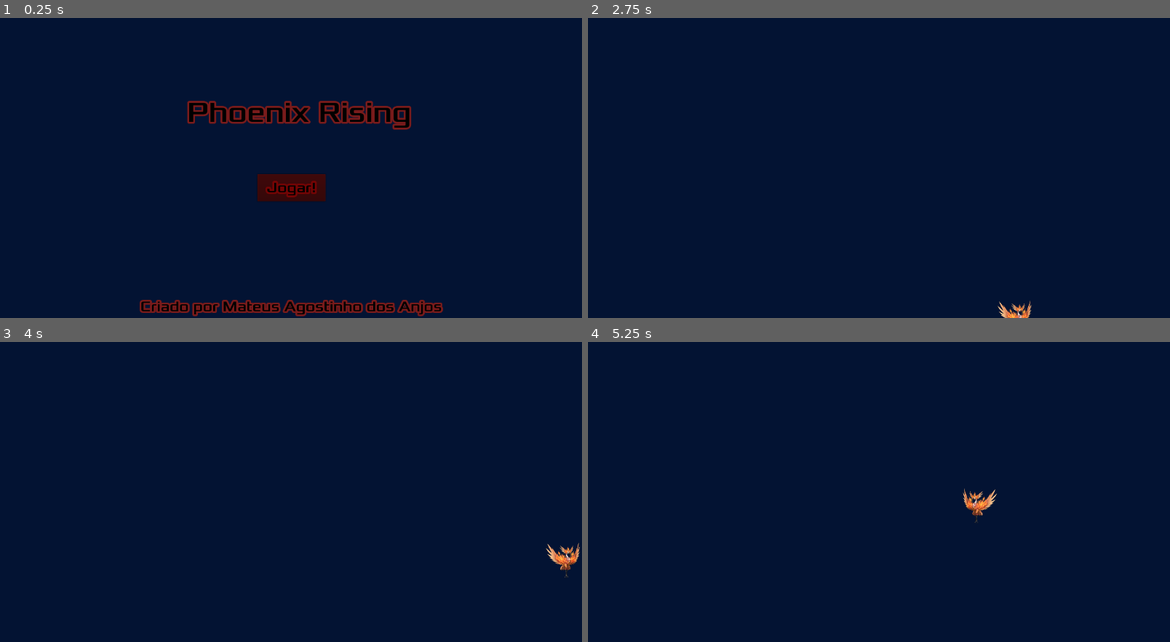
Above: before the commit, frames 1-4 (two rows, left to right).
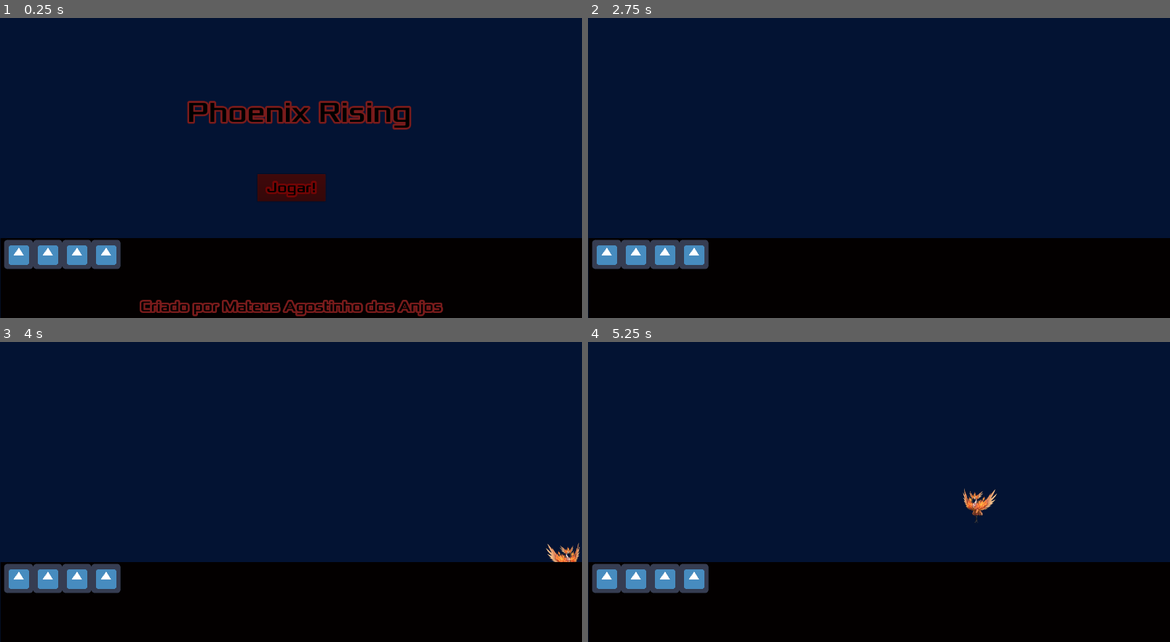
Above: after the commit, the same moments.

Repository: MateusdosAnjos/MAC0499
Game: Godot game, scene res://Main/Main.tscn
Same seed, same stepped clock (60 frames per second), same inputs: the game is played once before the commit and once after it. The project has no main scene, so this scene is started directly.
Inputs (mouse positions are in pixels of both pictures, inside the frame that each line leads up to):
- Up to frame 1 (0.25 s): no input
- Up to frame 2 (2.75 s): click "Jogar!" at 0.5 s; tap Enter at 1.25 s; move the mouse to (1007, 138) at 1.27 s; hold Right (ui_right) 1.28-2.03 s; click (1007, 138) at 1.35 s; move the mouse to (762, 171) at 2.02 s; hold Down (ui_down) from 2.03 s (still down); click (762, 171) at 2.1 s
- Up to frame 3 (4 s): move the mouse to (349, 408) at 2.77 s; release Down (ui_down) at 2.78 s; hold Right (ui_right) 2.78-3.53 s; click (349, 408) at 2.85 s; move the mouse to (261, 543) at 3.52 s; hold Up (ui_up) from 3.53 s (still down); click (261, 543) at 3.6 s
- Up to frame 4 (5.25 s): move the mouse to (1053, 528) at 4.27 s; release Up (ui_up) at 4.28 s; hold Left (ui_left) from 4.28 s (still down); click (1053, 528) at 4.35 s; move the mouse to (704, 429) at 5.02 s; click (704, 429) at 5.1 s

The runs differ from the first frame. In frame 1, 25% of the frame differs, in the area x 0-100%, y 73-100%; in frame 2, 27%; in frame 3, 27%; in frame 4, 27%.

Commit message:
Remodelado o tamanho do inventário

Diff:
--- a/Phoenix Rising/Main/Main.tscn
+++ b/Phoenix Rising/Main/Main.tscn
@@ -1,8 +1,9 @@
-[gd_scene load_steps=4 format=2]
+[gd_scene load_steps=5 format=2]
 
 [ext_resource path="res://Main/Main.gd" type="Script" id=1]
 [ext_resource path="res://Phoenix/Phoenix.tscn" type="PackedScene" id=2]
-[ext_resource path="res://HUD/HUD.tscn" type="PackedScene" id=3]
+[ext_resource path="res://itensDoJogo/Invertory.tscn" type="PackedScene" id=3]
+[ext_resource path="res://HUD/HUD.tscn" type="PackedScene" id=4]
 
 [node name="Main" type="Node"]
 script = ExtResource( 1 )
@@ -17,5 +18,7 @@
 [node name="StartPosition" type="Position2D" parent="."]
 position = Vector2( 640, 480 )
 
-[node name="HUD" parent="." instance=ExtResource( 3 )]
+[node name="Invertory" parent="." instance=ExtResource( 3 )]
+
+[node name="HUD" parent="." instance=ExtResource( 4 )]
 [connection signal="start_game" from="HUD" to="." method="_on_HUD_start_game"]
--- a/Phoenix Rising/itensDoJogo/Invertory.gd
+++ b/Phoenix Rising/itensDoJogo/Invertory.gd
@@ -4,13 +4,19 @@
 
 onready var inv_base = $InventoryBase
 onready var grid = $Grid
+onready var notGrid = $NotGrid
+
 
 var item_held = null
 var item_offset = Vector2()
+var last_container = null
 var last_pos = Vector2()
 
 func _ready():
-    pickup_item("icon")
+    pickup_item("godot")
+    pickup_item("godot")
+    pickup_item("godot")
+    pickup_item("godot")
 
 func _process(delta):
     var cursor_pos = get_global_mouse_position()
@@ -26,6 +32,7 @@
     if c != null and c.has_method("grab_item"):
         item_held = c.grab_item(cursor_pos)
         if item_held != null:
+            last_container = c
             last_pos = item_held.rect_global_position
             item_offset = item_held.rect_global_position - cursor_pos
             move_child(item_held, get_child_count())
@@ -47,7 +54,7 @@
 
 
 func get_container_under_cursor(cursor_pos):
-    var containers = [grid, inv_base]
+    var containers = [grid, inv_base, notGrid]
     for c in containers:
         if c.get_global_rect().has_point(cursor_pos):
             return c
@@ -59,6 +66,7 @@
 
 func return_item():
     item_held.rect_global_position = last_pos
+    last_container.insert_item(item_held)
     item_held = null
 
 func pickup_item(item_id):
--- a/Phoenix Rising/itensDoJogo/Invertory.tscn
+++ b/Phoenix Rising/itensDoJogo/Invertory.tscn
@@ -1,8 +1,7 @@
-[gd_scene load_steps=4 format=2]
+[gd_scene load_steps=3 format=2]
 
 [ext_resource path="res://itensDoJogo/Invertory.gd" type="Script" id=1]
-[ext_resource path="res://acessorios/art/grid.png" type="Texture" id=2]
-[ext_resource path="res://itensDoJogo/Grid.gd" type="Script" id=3]
+[ext_resource path="res://itensDoJogo/Grid.gd" type="Script" id=2]
 
 [node name="Invertory" type="Control"]
 anchor_left = 0.5
@@ -12,17 +11,27 @@
 script = ExtResource( 1 )
 
 [node name="InventoryBase" type="Panel" parent="."]
-margin_left = -502.0
-margin_top = -137.0
-margin_right = 103.0
-margin_bottom = 211.0
+modulate = Color( 0.0784314, 0.00784314, 0.00784314, 1 )
+margin_left = -639.0
+margin_top = 184.0
+margin_right = 641.0
+margin_bottom = 361.0
 
 [node name="Grid" type="TextureRect" parent="."]
-modulate = Color( 0.164706, 0.164706, 0.164706, 1 )
-margin_left = -466.316
-margin_top = -111.579
-margin_right = -18.3159
-margin_bottom = 144.421
-rect_scale = Vector2( 1.2, 1.2 )
-texture = ExtResource( 2 )
-script = ExtResource( 3 )
+modulate = Color( 0.0941176, 0.498039, 0.635294, 1 )
+self_modulate = Color( 0.670588, 0.760784, 0.882353, 1 )
+anchor_top = 0.5
+anchor_right = 1.0
+anchor_bottom = 0.5
+margin_left = -631.0
+margin_top = 188.0
+margin_right = 633.0
+margin_bottom = 472.0
+rect_scale = Vector2( 1, 0.6 )
+script = ExtResource( 2 )
+
+[node name="NotGrid" type="TextureRect" parent="."]
+margin_left = -638.0
+margin_top = -358.0
+margin_right = 641.0
+margin_bottom = 183.0
